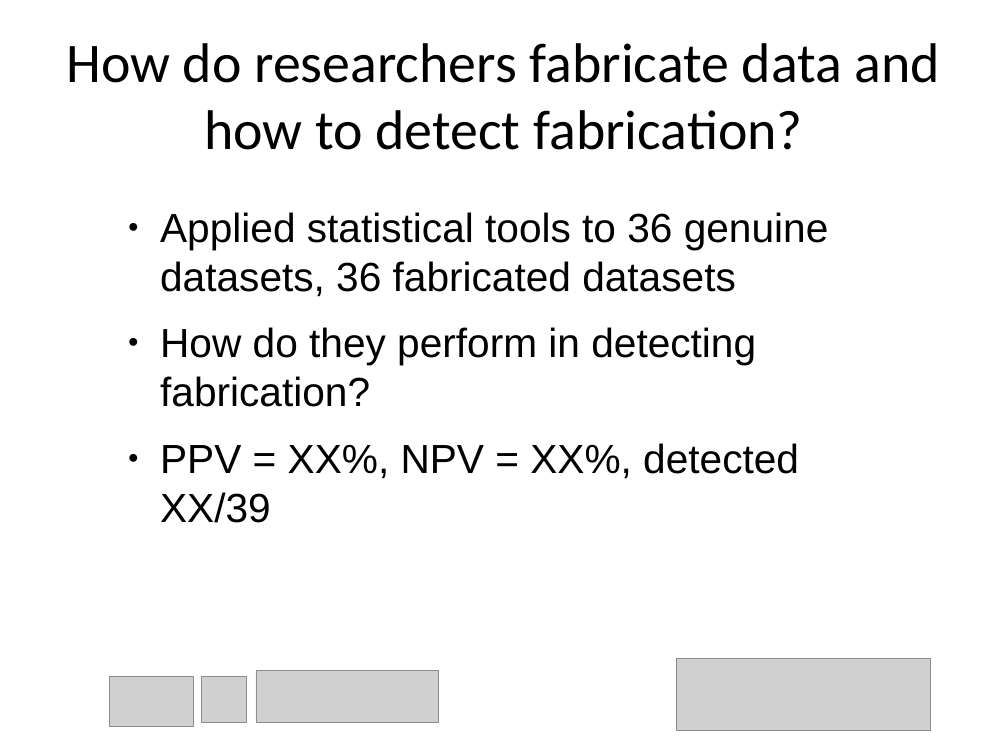
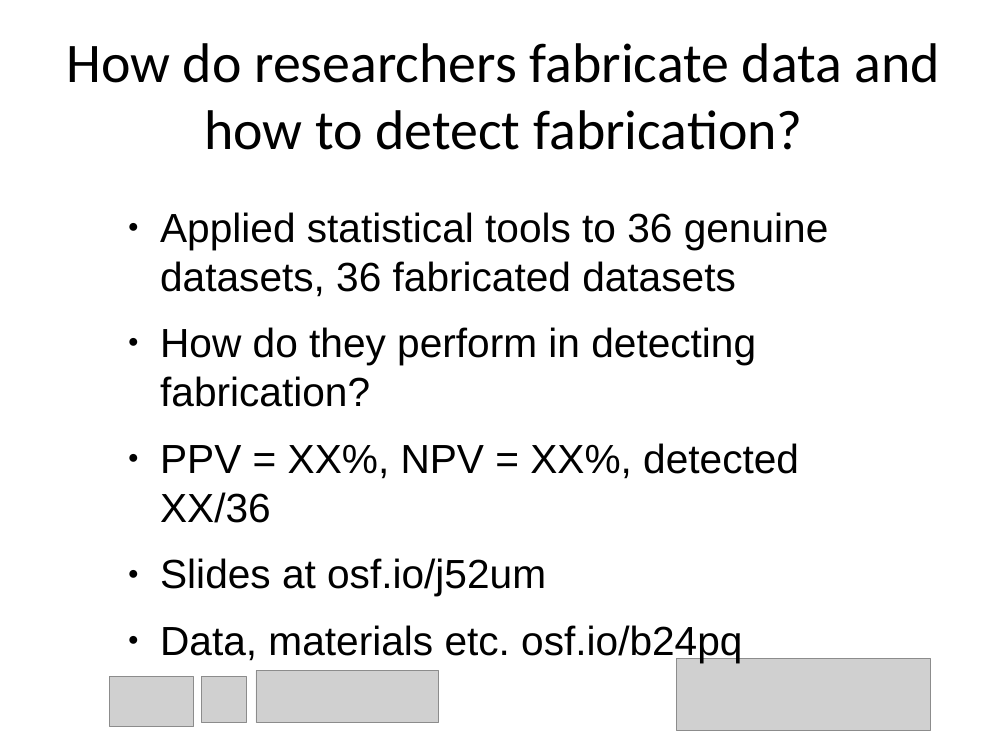
Before and after one commit to chartgerink/talks, a slide deck: slide 5 of 2015_2016/20160529 aps/how_to_detect_data_fab.odp. Drawn at 1008x756 pixels with LibreOffice and Linux fonts; fonts in the diff are those of the drawing; grey boxes stand for pictures. Boxes give left, top, right and bottom in pixels: in the first picture for what was removed or moved away, otherwise in the second. Text is boxed around its words. In the diff, an @@ line names an element or a change of style, - is before the commit and + after.

```diff
--- a/2015_2016/20160529 aps/how_to_detect_data_fab.odp
+++ b/2015_2016/20160529 aps/how_to_detect_data_fab.odp
@@ text at (160, 443, 799, 663): text changed @@
-● PPV = XX%, NPV = XX%, detected XX/39
+● PPV = XX%, NPV = XX%, detected XX/36
+● Slides at osf.io/j52um
+● Data, materials etc. osf.io/b24pq
```
Also in this commit, not shown: 1 other slide changed, 28 slides added, 5 other files.
